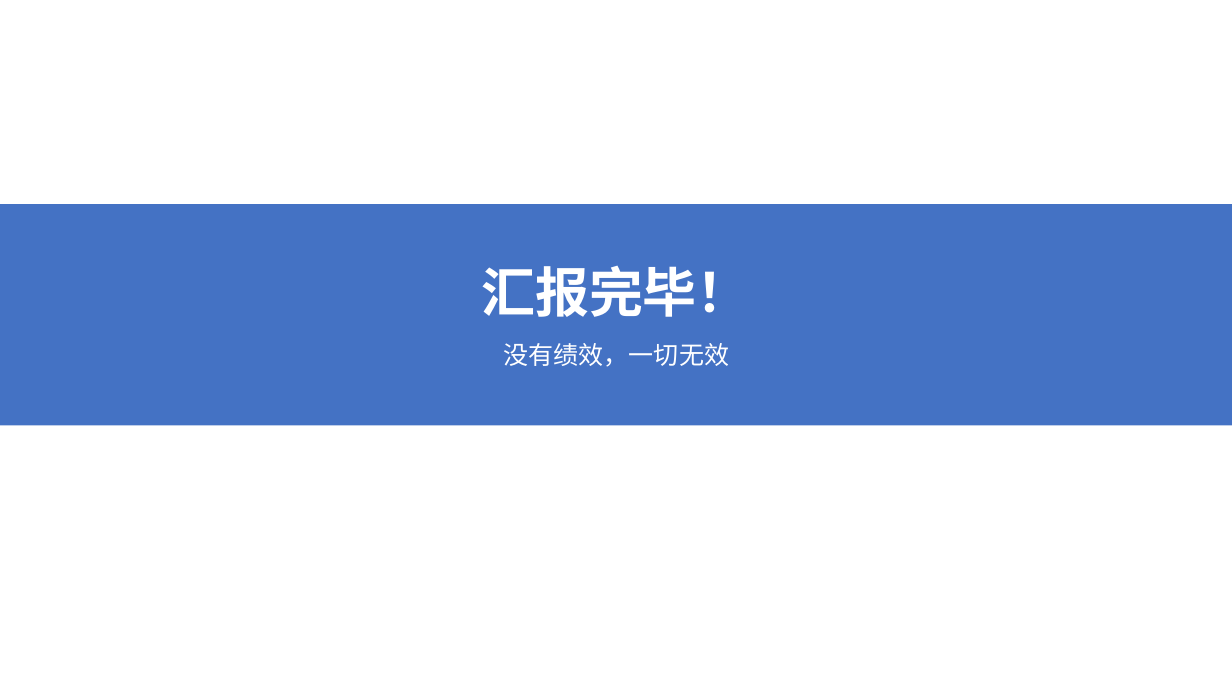
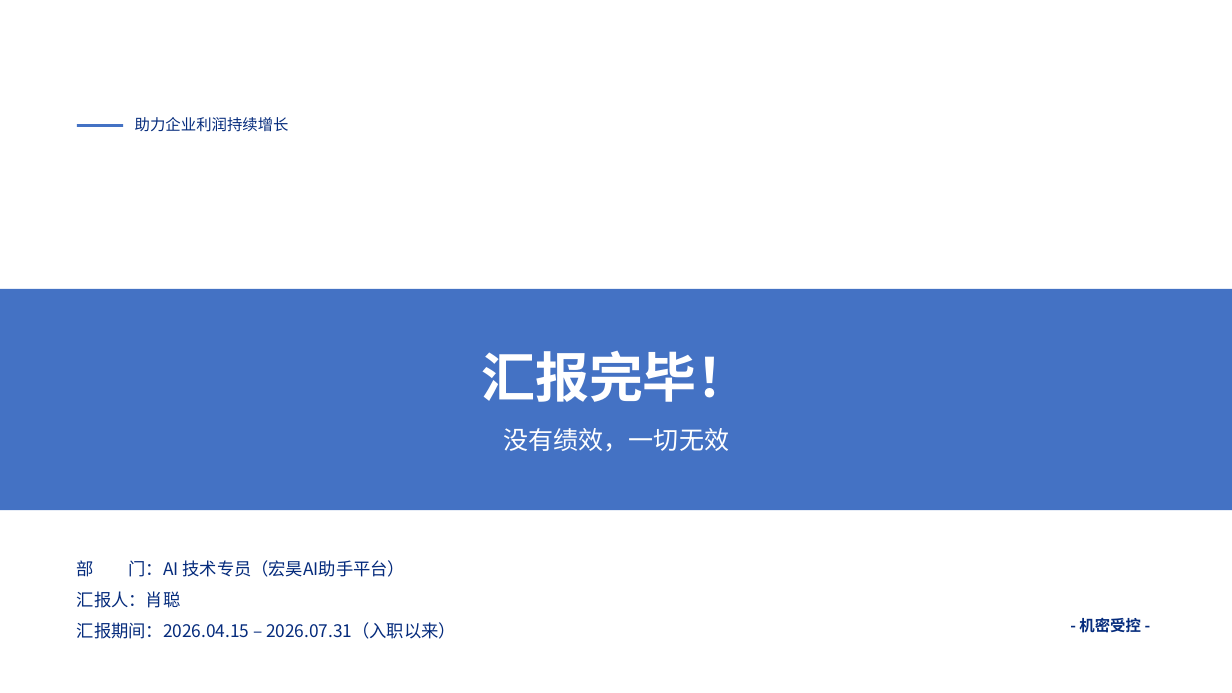
Before and after one commit to liellaaaaa/lw, a slide deck: slide 10 of PPT/入职以来AI工作复盘/入职以来AI工作复盘.pptx (slide 8 before the commit). Drawn at 1232x693 pixels with LibreOffice and Linux fonts; fonts in the diff are those of the drawing. Boxes give left, top, right and bottom in pixels: in the first picture for what was removed or moved away, otherwise in the second. Text is boxed around its words. In the diff, an @@ line names an element or a change of style, - is before the commit and + after.

```diff
--- a/PPT/入职以来AI工作复盘/入职以来AI工作复盘.pptx
+++ b/PPT/入职以来AI工作复盘/入职以来AI工作复盘.pptx
@@ text added at (x1=135, y1=117, x2=289, y2=132), 12 pt, text #052B7C @@
+助力企业利润持续增长
@@ rectangle added at (x1=77, y1=124, x2=123, y2=127), fill #4472C4 @@
@@ 2 texts, 1 rectangle moved together from (x1=0, y1=204, x2=1232, y2=426) to (x1=0, y1=288, x2=1232, y2=510) @@
@@ text added at (x1=77, y1=560, x2=406, y2=577), 13.5 pt, text #052B7C @@
+部 门：AI 技术专员（宏昊AI助手平台）
@@ text added at (x1=77, y1=591, x2=180, y2=608), 13.5 pt, text #052B7C @@
+汇报人：肖聪
@@ text added at (x1=77, y1=622, x2=456, y2=639), 13.5 pt, text #052B7C @@
+汇报期间：2026.04.15 – 2026.07.31（入职以来）
@@ text added at (x1=1079, y1=618, x2=1141, y2=633), 12 pt, text #052B7C, bold @@
+- 机密受控 -
```
Also in this commit, not shown: 7 other slides changed, 2 slides added, 18 other files.
